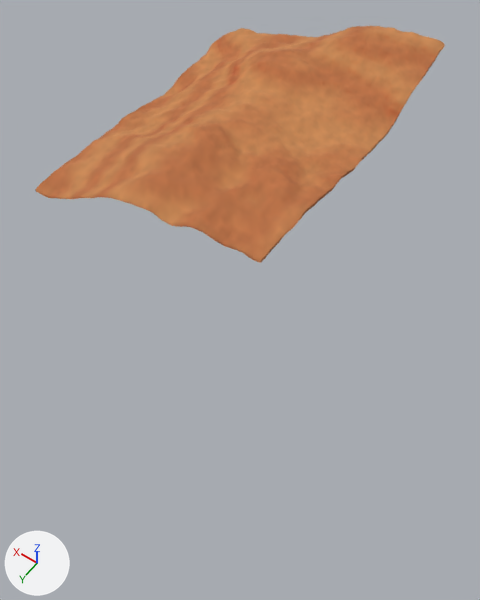
One commit to the glTF model public/desert-canyon/vista/terrain-027.glb: the scene before it, then after it.
Rendered twice from a 50 mm lens placed at (-453.0, 629.0, 656.0), pointed at (28.0, -45.0, -403.0). Lighting does not change. The marker at lower left points along +X, +Y and +Z. The picture after the commit comes second. Vertices at exactly the same position are counted once.

The first picture shows 'terrain-027'.
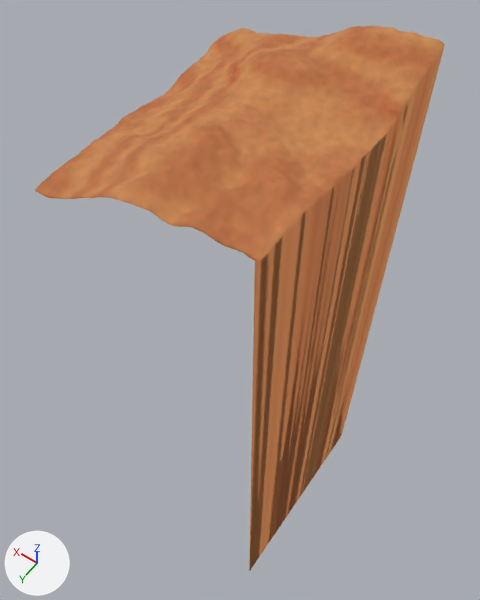
The newer file is also turned or shifted as a whole; pictures and numbers use the older file's frame.

Edits to the bpy script that builds the scene:
```text
Change me_mesh_0:
    used by ob_terrain_027; location = (0.0, 0.0, 0.0)
    remove me_mesh_0.from_pydata(...)  # 9446 vertices, 19392 faces; spans x -192.0..192.0, y -224.0..224.0, z 0.0..151.0
    add me_mesh_0.from_pydata(...)  # 9921 vertices, 20238 faces; spans x -192.0..192.0, y -224.0..224.0, z -1040.0..151.0
    me_mesh_0 part 1: 97 vertices removed from x -192.0, y -224.0..224.0, z 88.0..144.0; 475 vertices added at x -190.0..192.0, y -222.0..222.0, z 4.0..107.0
    me_mesh_0 part 2: 97 vertices added at x -192.0, y -224.0..224.0, z -1040.0
```

Boxes [x1, y1, x2, y2] around the edits, measured in the pictures (480 x 600 px):
'terrain-027', reshaped (129% taller): before [35, 26, 445, 263]; after [35, 26, 445, 571]
part 1 of me_mesh_0, reshaped: before [257, 45, 445, 263]; after [36, 43, 321, 199]
part 2 of me_mesh_0, added (brown): after [249, 45, 445, 571]
